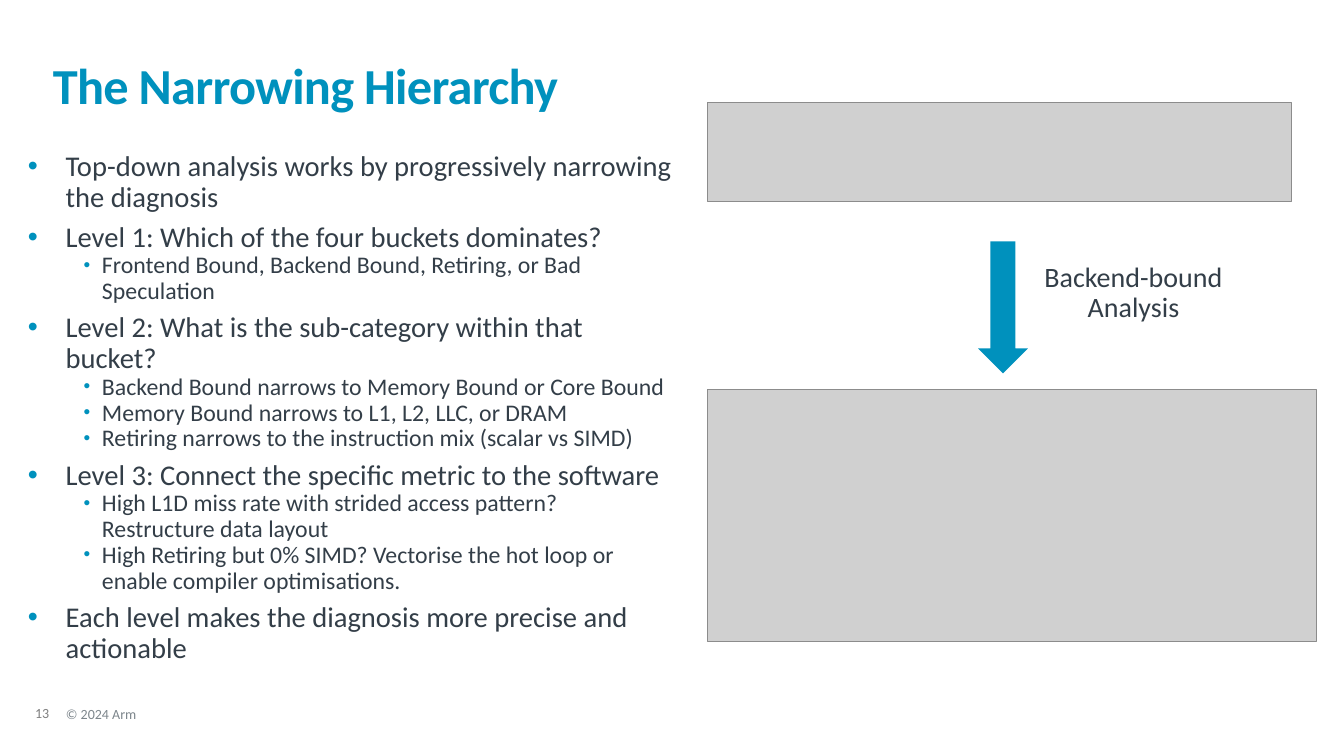
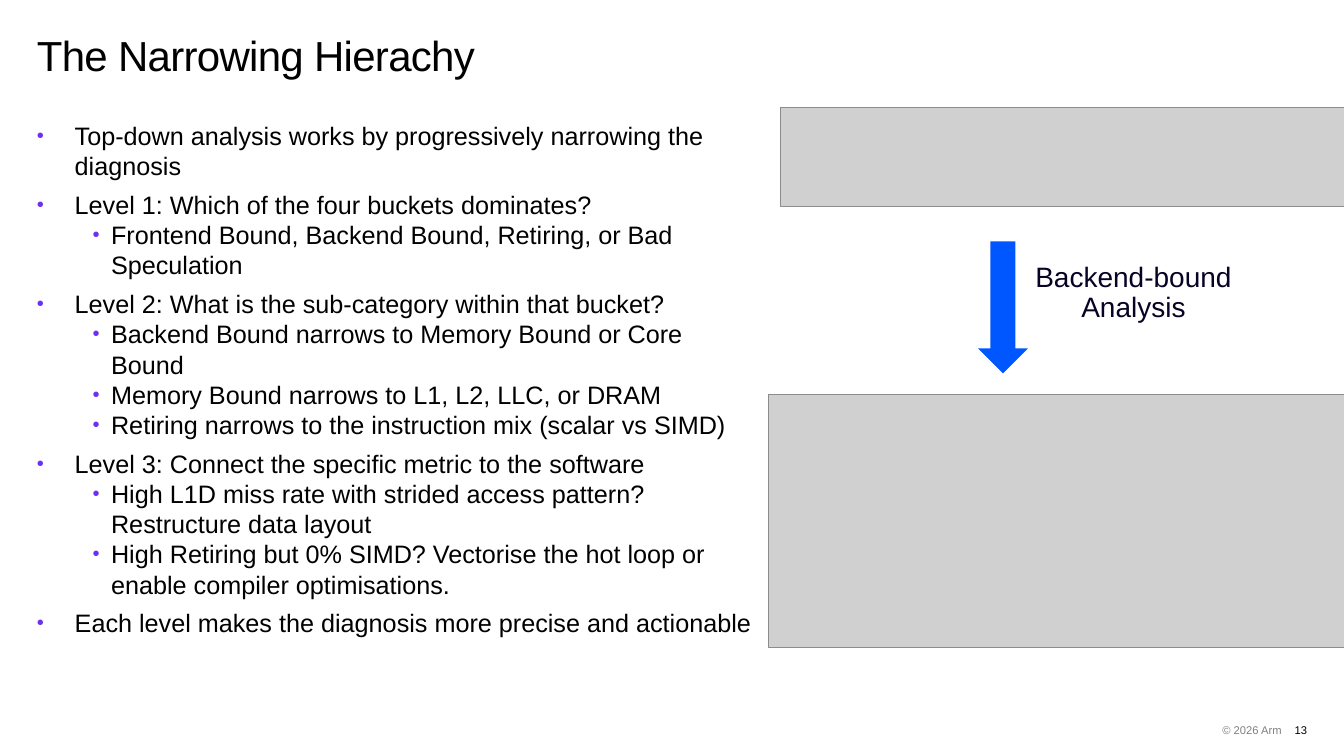
Before and after one commit to OliverGrainge/Arm-Total-Performance, a slide deck: slide 13 of slides.pptx. Drawn at 1344x756 pixels with LibreOffice and Linux fonts; fonts in the diff are those of the drawing; grey boxes stand for pictures; background and template pictures are left out. Boxes give left, top, right and bottom in pixels: in the first picture for what was removed or moved away, otherwise in the second. Text is boxed around its words. In the diff, an @@ line names an element or a change of style, - is before the commit and + after.

Commit message:
Updating slides with new 2026 format

```diff
--- a/slides.pptx
+++ b/slides.pptx
@@ title at <box>37,40,475,79</box>: text changed; size 36 to 30 pt; font Calibri to Arial; text colour #0091BD to #000000; bold off @@
-The Narrowing Hierarchy
+The Narrowing Hierachy
@@ title "The Narrowing Hierachy" at <box>37,40,475,79</box>: vertical alignment middle to top @@
@@ picture: place and size @@
-picture at <box>708,103,1292,202</box>
+picture at <box>781,108,1344,207</box>
@@ text "Top-down analysis works by progressively ...": place and size @@
-text "Top-down analysis works by progressively ..." at <box>66,156,671,658</box>
+text "Top-down analysis works by progressively ..." at <box>75,126,751,638</box>
@@ text "Top-down analysis works by progressively ..." at <box>75,126,751,638</box>: size 20.4 to 18 pt in "Top-down analysis works by progressively narrowing the ...", "Level 1: Which of the four buckets ...", "Level 2: What is the sub-category within ...", "Level 3: Connect the specific metric to ..." and 1 more places; font Calibri to Arial, text colour #333E48 to #000000; size 17 to 18 pt in "Frontend Bound, Backend Bound, Retiring, or Bad ...", "Backend Bound narrows to Memory Bound or ...", "Memory Bound narrows to L1, L2, LLC, ...", "Retiring narrows to the instruction mix (scalar ..." and 2 more places; line spacing 0.9 to 1; bullet colour #0091BD to #6E2FF1 @@
@@ text "Backend-bound Analysis" at <box>1035,266,1231,322</box>: font Calibri to Arial, text colour #333E48 to #080224 @@
@@ down arrow at <box>978,242,1027,374</box>: fill #0091BD to #0057FF @@
@@ picture: place and size @@
-picture at <box>708,389,1317,641</box>
+picture at <box>768,395,1344,647</box>
@@ text removed at <box>81,710,136,719</box> @@
-© 2024 Arm
@@ text added at <box>1234,726,1282,734</box>, 8 pt, text #000000 at 50% opacity @@
+© 2026 Arm
@@ page number: place and size @@
-page number at <box>35,709,49,718</box>
+page number at <box>1295,726,1307,734</box>
@@ page number at <box>1295,726,1307,734</box>: size 10 to 8 pt, font Calibri to Arial, text colour #7F7F7F to #000000; alignment left to right @@
```
Also in this commit, not shown: 24 other slides changed, 73 slides added.
